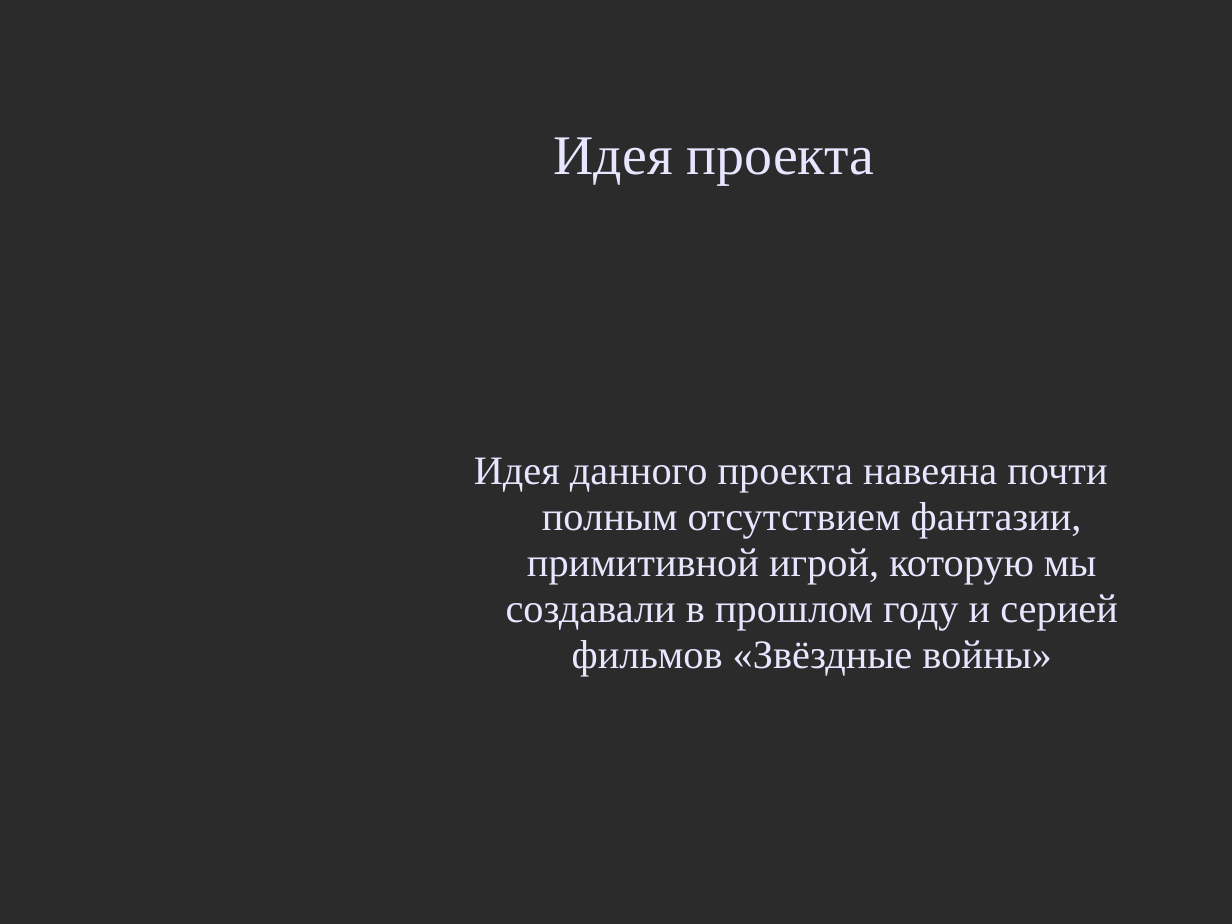
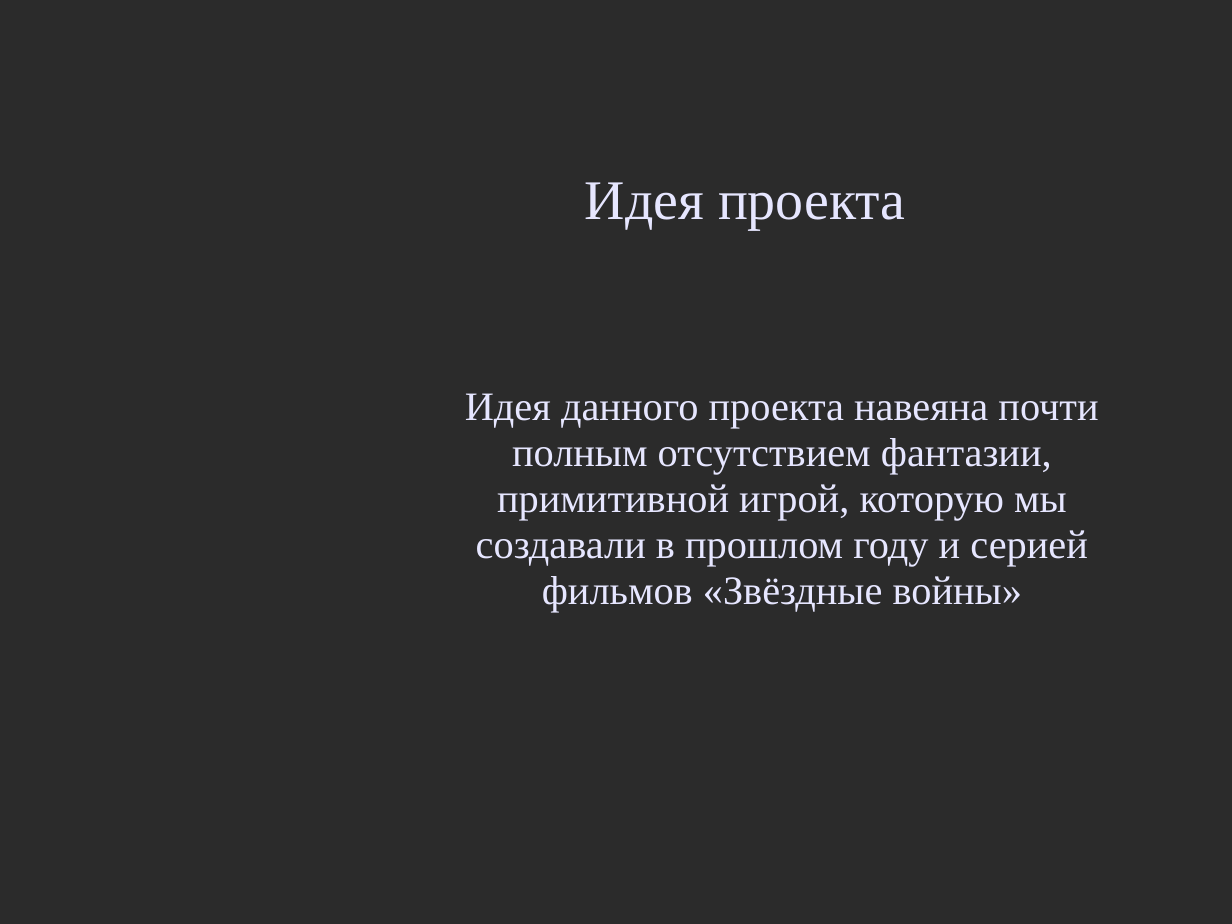
Before and after one commit to Ted64sar/ProektYandex, a slide deck: slide 2 of Презентация проекта.ppt. Drawn at 1232x924 pixels with LibreOffice and Linux fonts; fonts in the diff are those of the drawing; background and template pictures are left out; a plain dark background stands for a picture behind light text. Boxes give left, top, right and bottom in pixels: in the first picture for what was removed or moved away, otherwise in the second. Text is boxed around its words. In the diff, an @@ line names an element or a change of style, - is before the commit and + after.

```diff
--- a/Презентация проекта.ppt
+++ b/Презентация проекта.ppt
@@ title "Идея проекта": place and size @@
-title "Идея проекта" at [554, 137, 874, 185]
+title "Идея проекта" at [585, 182, 905, 230]
@@ subtitle "Идея данного проекта навеяна почти ...": place and size @@
-subtitle "Идея данного проекта навеяна почти ..." at [474, 457, 1118, 677]
+subtitle "Идея данного проекта навеяна почти ..." at [465, 393, 1098, 612]
@@ subtitle "Идея данного проекта навеяна почти ..." at [465, 393, 1098, 612]: indent changed @@
```
Also in this commit, not shown: 4 other slides changed, 2 slides added, 1 slide removed.
